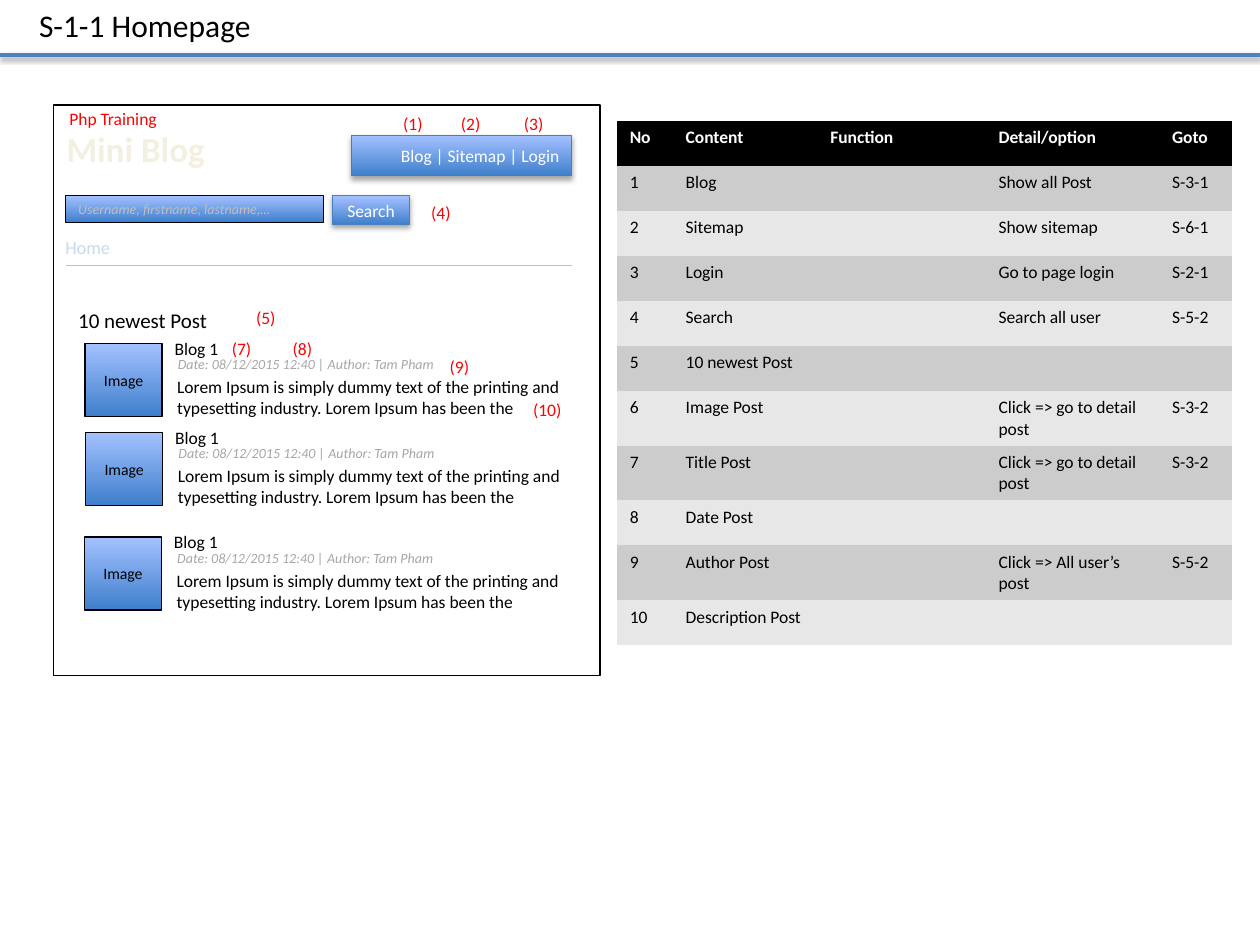
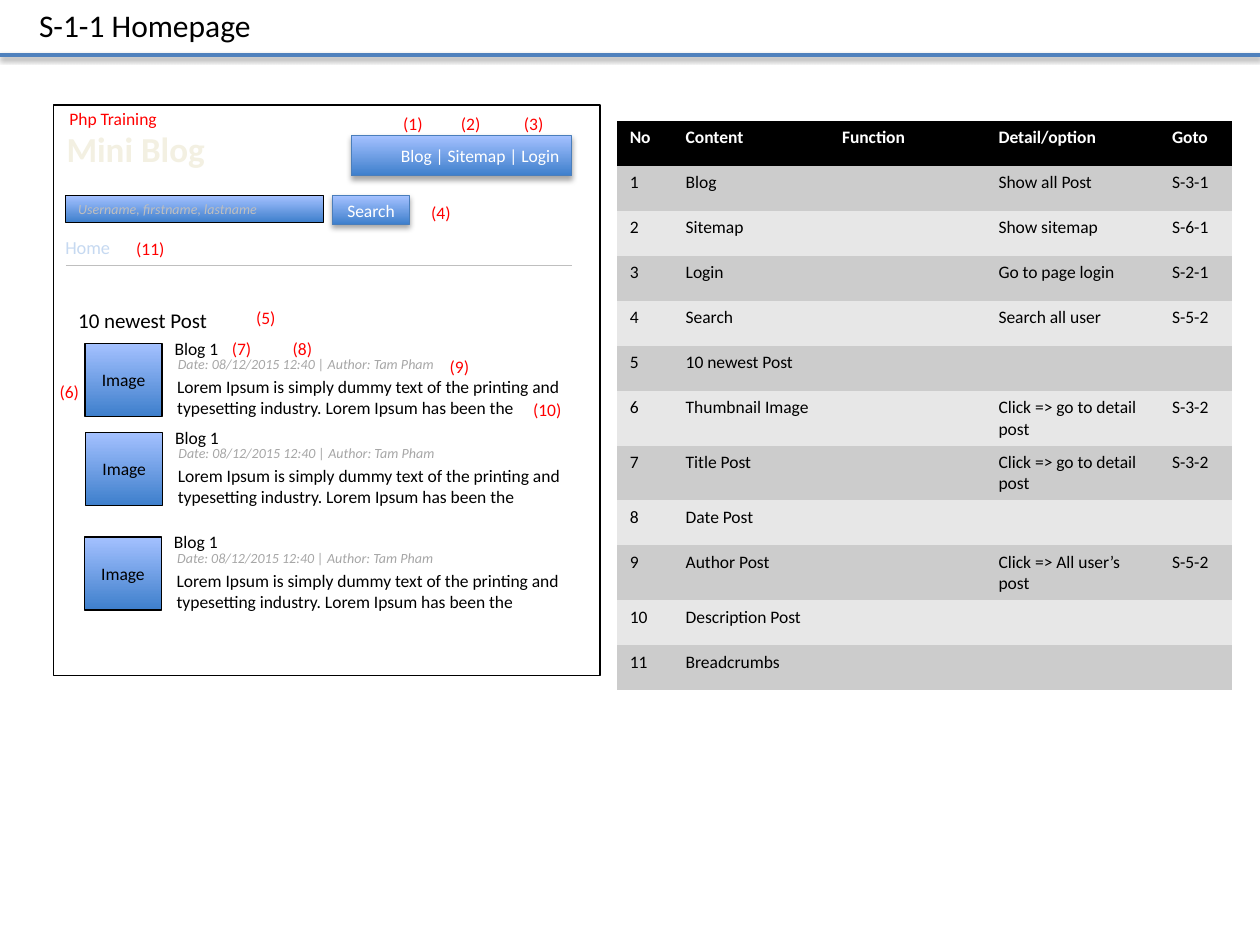
Before and after one commit to truong-vu-mulodo/mini-blog, a slide deck: slide 3 of php/tam-v.anh/doc/detail_design/frontend/wireframe/MiniBlog_Wireframe_Ver_0.1.0.pptx. Drawn at 1260x945 pixels with LibreOffice and Linux fonts; fonts in the diff are those of the drawing. Boxes give left, top, right and bottom in pixels: in the first picture for what was removed or moved away, otherwise in the second. Text is boxed around its words. In the diff, an @@ line names an element or a change of style, - is before the commit and + after.

```diff
--- a/php/tam-v.anh/doc/detail_design/frontend/wireframe/MiniBlog_Wireframe_Ver_0.1.0.pptx
+++ b/php/tam-v.anh/doc/detail_design/frontend/wireframe/MiniBlog_Wireframe_Ver_0.1.0.pptx
@@ table at [617, 121, 1231, 690] @@
-row 7, column 2: Image Post
+row 7, column 2: Thumbnail Image
+row 12: 11 | Breadcrumbs |  |  | 
@@ text in rectangle at [78, 204, 257, 218]: text changed @@
-Username, firstname, lastname,…
+Username, firstname, lastname
@@ text added at [136, 242, 164, 258], 10 pt, text #FF0000 @@
+(11)
@@ text added at [60, 385, 79, 401], 10 pt, text #FF0000 @@
+(6)
@@ size 9 to 10 pt in 3 elements at [86, 343, 163, 416], [86, 432, 163, 505], [84, 537, 161, 610] @@
```
Also in this commit, not shown: 4 other slides changed, 2 slides added, 1 slide removed.
